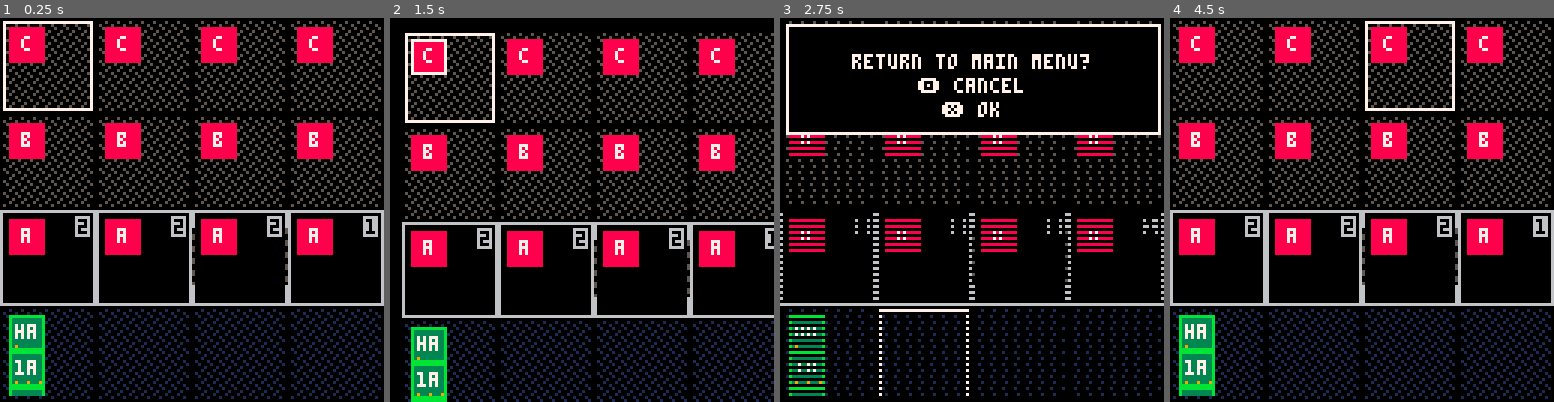
Above: before the commit, frames 1-4 (left to right).
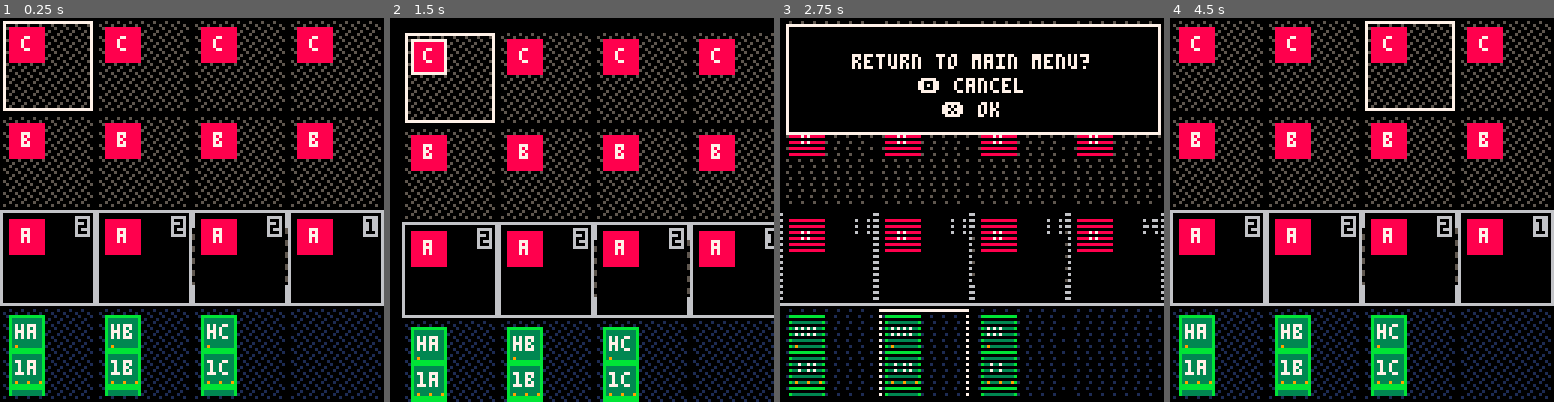
Above: after the commit, the same moments.

Repository: bancliffe/fof
Game: PICO-8 cartridge fof.p8
Same seed, same stepped clock (60 frames per second), same inputs: the game is played once before the commit and once after it.
Inputs:
- Up to frame 1 (0.25 s): no input
- Up to frame 2 (1.5 s): tap X (X key) at 0.33, 1.07 s; tap O (Z key) at 0.7 s
- Up to frame 3 (2.75 s): hold Right 1.6-2.1 s; tap O (Z key) at 1.7, 2.1, 2.5 s; tap X (X key) at 1.85 s; hold Up 2.15-2.42 s; hold Right from 2.47 s (still down)
- Up to frame 4 (4.5 s): tap O (Z key) every 0.4 s from 2.9 to 4.1 s; tap X (X key) at 2.97, 4.08 s; release Right at 3.03 s; hold Left 3.08-3.58 s; hold Down 3.63-3.97 s; hold Right from 4.02 s (still down)

The runs differ from the first frame. In frame 1, 4.0% of the frame differs, in the area x 27-62%, y 77-99%; in frame 2, 3.7%; in frame 3, 2.1%; in frame 4, 4.0%.

Commit message:
added full player unit list

Diff:
--- a/states/map.lua
+++ b/states/map.lua
@@ -265,6 +265,17 @@
     add(game_map[0][3].units, make_unit("1a","1st a squad", "-1", "short",3,0))
     add(game_map[0][3].units, make_unit("2a","2nd a squad", "-1", "short",3,0))
     add(game_map[0][3].units, make_unit("3a","3rd a squad", "-1", "short",3,0))
+    add(game_map[1][3].units, make_unit("hb","hq b platoon", "-1", "short",1,0))
+    add(game_map[1][3].units, make_unit("1b","1st b squad", "-1", "short",3,0))
+    add(game_map[1][3].units, make_unit("2b","2nd b squad", "-1", "short",3,0))
+    add(game_map[1][3].units, make_unit("3b","3rd b squad", "-1", "short",3,0))
+    add(game_map[2][3].units, make_unit("hc","hq c platoon", "-1", "short",1,0))
+    add(game_map[2][3].units, make_unit("1c","1st c squad", "-1", "short",3,0))
+    add(game_map[2][3].units, make_unit("2c","2nd c squad", "-1", "short",3,0))
+    add(game_map[2][3].units, make_unit("3c","3rd c squad", "-1", "short",3,0))    add(game_map[0][3].units, make_unit("ha","hq a platoon", "-1", "short",1,0))
+    add(game_map[0][3].units, make_unit("xo","executive officer", "-1", "short",3,0))
+    add(game_map[1][3].units, make_unit("co","commander", "-1", "short",3,0))
+    add(game_map[2][3].units, make_unit("sg","first sergeant", "-1", "short",3,0))
 end
 
 function popup_update_view_tile_contents(self)
Not shown, changed: log.txt
